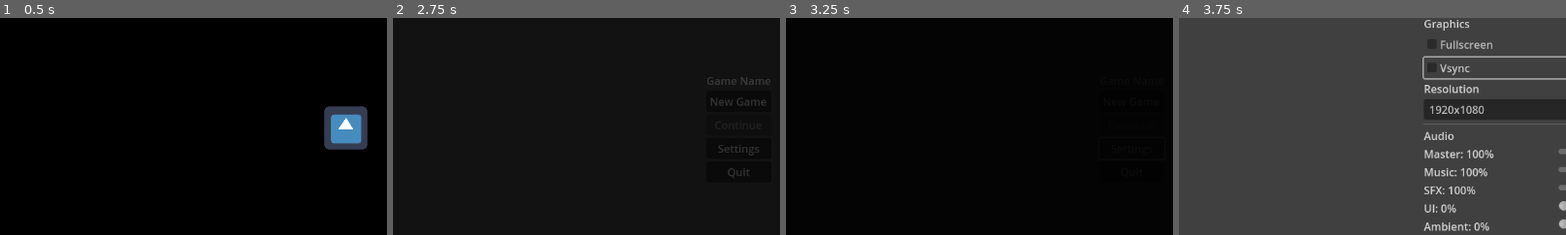
Above: before the commit, frames 1-4 (left to right).
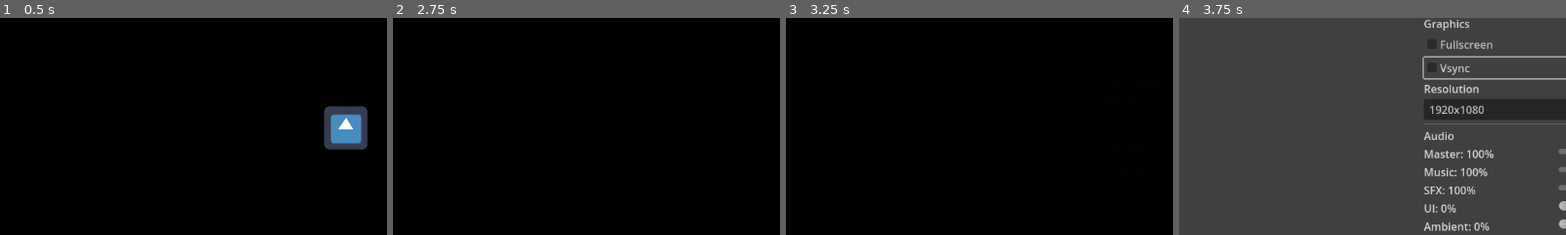
Above: after the commit, the same moments.

Repository: landon-snodgrass/godot-game-template
Game: Godot game, scene res://game_runner.tscn
Same seed, same stepped clock (60 frames per second), same inputs: the game is played once before the commit and once after it. The engine's default icon, where the game draws it, is replaced by a stand-in: a white triangle on a blue panel in a dark square.
Inputs (mouse positions are % of the whole screen's width and height, from its top left):
- Up to frame 1 (0.5 s): no input
- Up to frame 2 (2.75 s): tap Enter (ui_accept) at 0.5, 0.6, 0.77, 1.07, 1.35, 1.52, 1.82, 2, 2.1 s; move the mouse to (72, 45) at 0.52 s; click (72, 45) at 0.67 s; move the mouse to (30, 55) at 1.27 s; click (30, 55) at 1.42 s; move the mouse to (60, 28) at 2.02 s; click (60, 28) at 2.17 s
- Up to frame 3 (3.25 s): click "Settings" at 2.75 s
- Up to frame 4 (3.75 s): click "Vsync" at 3.5 s
The pictures show only the part of the screen within x 5-55%, y 25-75%; the shares and areas given below are measured in that part.

Frame 1 is identical in both runs. In frame 2, 1.0% of the frame differs, in the area x 81-98%, y 27-74%; in frame 3, less than 0.1%; in frame 4, nothing differs.

Commit message:
Updated bootup sequence and pause stuff

Diff:
--- a/stock_system_scenes/stock_bootup_sequence.gd
+++ b/stock_system_scenes/stock_bootup_sequence.gd
@@ -13,6 +13,7 @@
 
 
 func _ready() -> void:
+	PauseManager.can_pause = false;
 	if logo_textures.size() == 0:
 		skip_sequence();
 	else:
@@ -21,7 +22,9 @@
 
 # Called every frame. 'delta' is the elapsed time since the previous frame.
 func _process(delta: float) -> void:
-	if Input.is_action_just_pressed("ui_accept"):
+	if (Input.is_action_just_pressed("ui_accept")
+		|| Input.is_action_just_pressed("ui_cancel")
+		|| Input.is_mouse_button_pressed(MOUSE_BUTTON_LEFT)):
 		skip_sequence();
 
 
--- a/stock_system_scenes/stock_main_menu.gd
+++ b/stock_system_scenes/stock_main_menu.gd
@@ -13,6 +13,7 @@
 
 # Called when the node enters the scene tree for the first time.
 func _ready() -> void:
+	PauseManager.can_pause = false;
 	new_game_button.pressed.connect(_on_new_game_pressed)
 	continue_button.pressed.connect(_on_continue_pressed)
 	settings_button.pressed.connect(_on_settings_pressed)
--- a/system_managers/transitions.gd
+++ b/system_managers/transitions.gd
@@ -19,9 +19,14 @@
 func fade_out_to_black(duration: float = 0.5) -> Signal:
 	if current_tween:
 		current_tween.kill();
+	# Can't pause during transitions
+	var can_pause = PauseManager.can_pause;
+	PauseManager.can_pause = false;
 	current_tween = get_tree().create_tween()
 	current_tween.tween_property(color_rect, "color", Color.BLACK, duration);
 	current_tween.play();
+	# Turn pausing back to whatver it was before
+	current_tween.tween_callback(func(): PauseManager.can_pause = can_pause)
 	return current_tween.finished;
 
 
@@ -30,7 +35,11 @@
 func fade_in_from_black(duration: float = 0.5) -> Signal:
 	if current_tween:
 		current_tween.kill();
+	# Can't pause during transitions
+	var can_pause = PauseManager.can_pause;
+	PauseManager.can_pause = false;
 	current_tween = get_tree().create_tween();
 	current_tween.tween_property(color_rect, "color", Color("black", 0.0), duration);
 	current_tween.play();
+	current_tween.tween_callback(func(): PauseManager.can_pause = can_pause)
 	return current_tween.finished;
